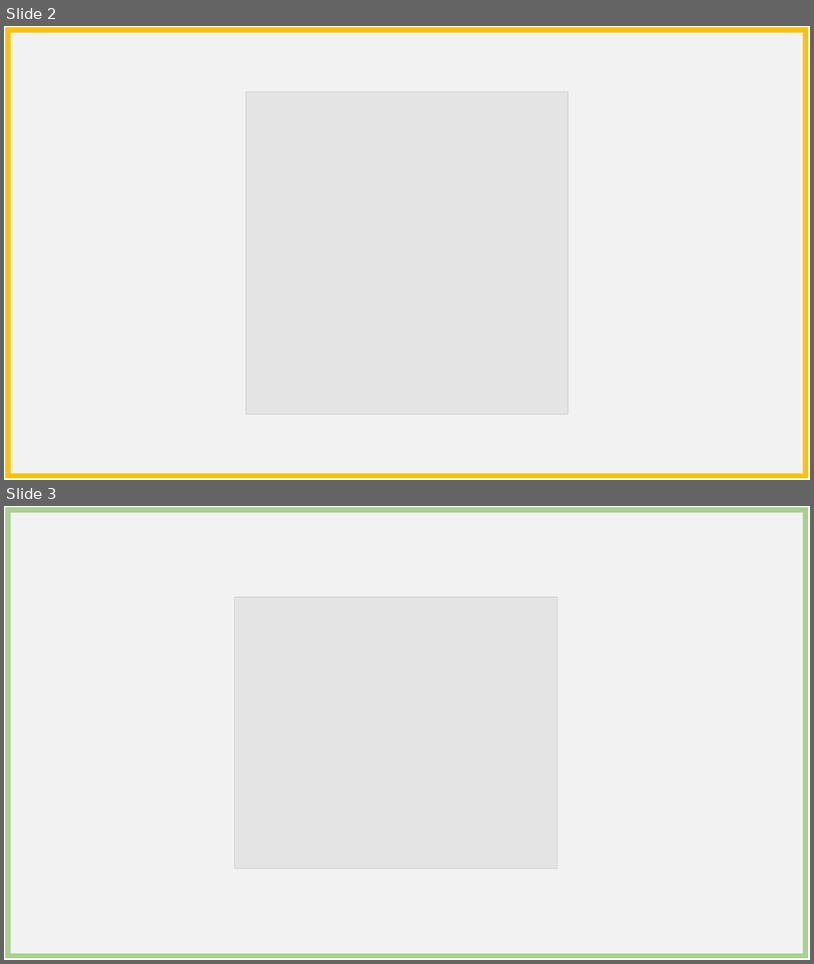
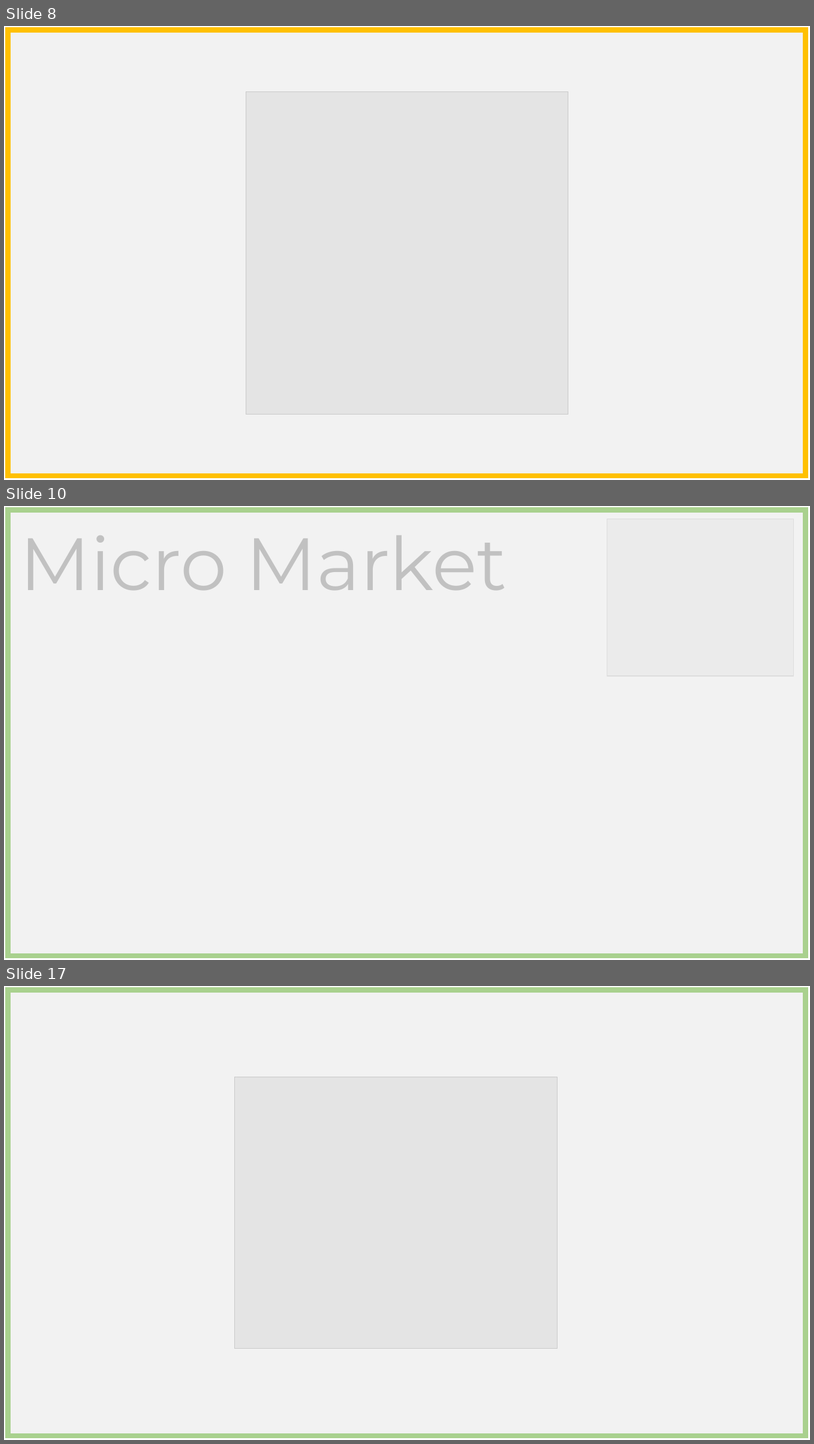
Before and after one commit to BPaaSModelling/Ontology4ModelingEnvironment, a slide deck: images/stickyNotes.pptx. Shown one above the other, each under a label of ours: slides 2 and 3 before the commit, slides 8, 10 and 17 after it; the slides between them are not shown. The pictures are 814x964 and 814x1444 pixels, drawn with LibreOffice and Linux fonts; fonts in the diff are those of the drawing; grey boxes stand for pictures. Boxes give left, top, right and bottom in pixels: in the first picture for what was removed or moved away, otherwise in the second. Text is boxed around its words. In the diff, an @@ line names an element or a change of style, - is before the commit and + after.

```diff
--- a/images/stickyNotes.pptx
+++ b/images/stickyNotes.pptx
@@ slide 10 added at (x1=4, y1=506, x2=810, y2=960), background #FFFFFF @@
@@ rectangle added at (x1=8, y1=510, x2=806, y2=955), fill #F2F2F2, outline #A9D18E 6 pt @@
@@ rectangle added at (x1=24, y1=514, x2=800, y2=729), fill #F2F2F2 at 80% opacity @@
@@ picture added at (x1=608, y1=519, x2=794, y2=675) @@
@@ text added at (x1=20, y1=535, x2=507, y2=590), 88 pt, text #000000 @@
+Micro Market
@@ what was slide 2 is now slide 8 @@
@@ what was slide 3 is now slide 17 @@
```
Also in this commit, not shown: 13 other slides added, 15 other files.
